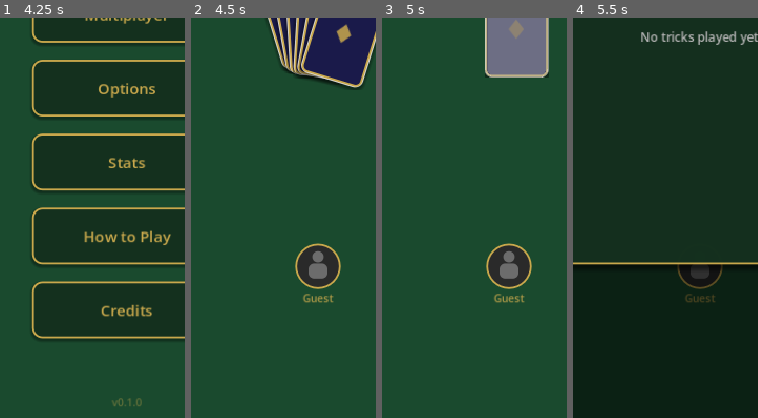
Above: before the commit, frames 1-4 (left to right).
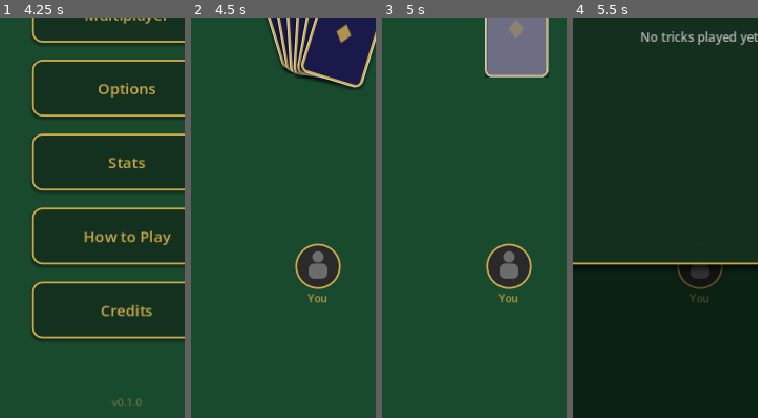
Above: after the commit, the same moments.

Repository: randyramsaywack/trump-mobile-card-game
Game: Godot game, scene res://scenes/main_menu.tscn
Two runs of this game, one before a commit and one after it. Both use one fixed random seed, a clock stepped at 60 frames per second and the inputs below.
Inputs:
- Up to frame 1 (4.25 s): click "Multiplayer" at 0.5 s; click "Create Room" at 1.25 s; click "Create Room" at 2 s; click "Create Room" at 2.75 s; click "Back" at 3.5 s
- Up to frame 2 (4.5 s): click "Single Player" at 4.25 s
- Up to frame 3 (5 s): no input
- Up to frame 4 (5.5 s): click "≡" at 5 s
The pictures show only the part of the screen within x 16-66%, y 50-100%; the shares and areas given below are measured in that part.

Frame 1 is identical in both runs. In frame 2, 0.2% of the frame differs, in the area x 60-78%, y 69-72%; in frame 3, 0.2%; in frame 4, 0.1%.

Commit message:
fix(mp): persist multiplayer username separately from single-player name
Adds Settings.mp_username (default 'Guest') alongside the existing
player_name ('You'). The multiplayer menu now reads/writes mp_username
so editing the guest tag never bleeds into the single-player 'You'
placeholder.

Diff:
--- a/autoloads/settings.gd
+++ b/autoloads/settings.gd
@@ -23,11 +23,13 @@
 
 const PLAYER_NAME_DEFAULT := "You"
 const PLAYER_NAME_MAX_LEN := 12
+const MP_USERNAME_DEFAULT := "Guest"
 
 var volume: float = 100.0  # 0-100
 var anim_speed: int = AnimSpeed.NORMAL
 var vibration_enabled: bool = true
 var player_name: String = PLAYER_NAME_DEFAULT
+var mp_username: String = MP_USERNAME_DEFAULT
 var auto_sort: bool = true
 
 func _ready() -> void:
@@ -72,6 +74,16 @@
 	_save()
 	changed.emit()
 
+func set_mp_username(value: String) -> void:
+	var trimmed := value.strip_edges().substr(0, PLAYER_NAME_MAX_LEN)
+	if trimmed == "":
+		trimmed = MP_USERNAME_DEFAULT
+	if trimmed == mp_username:
+		return
+	mp_username = trimmed
+	_save()
+	changed.emit()
+
 func _apply_volume() -> void:
 	var linear := volume / 100.0
 	var db := -80.0 if linear <= 0.0 else linear_to_db(linear)
@@ -91,6 +103,10 @@
 	if name_val == "":
 		name_val = PLAYER_NAME_DEFAULT
 	player_name = name_val.substr(0, PLAYER_NAME_MAX_LEN)
+	var mp_val := String(cfg.get_value("player", "mp_username", MP_USERNAME_DEFAULT)).strip_edges()
+	if mp_val == "":
+		mp_val = MP_USERNAME_DEFAULT
+	mp_username = mp_val.substr(0, PLAYER_NAME_MAX_LEN)
 	auto_sort = bool(cfg.get_value("gameplay", "auto_sort", true))
 
 func _save() -> void:
@@ -99,5 +115,6 @@
 	cfg.set_value("video", "anim_speed", anim_speed)
 	cfg.set_value("haptics", "vibration_enabled", vibration_enabled)
 	cfg.set_value("player", "name", player_name)
+	cfg.set_value("player", "mp_username", mp_username)
 	cfg.set_value("gameplay", "auto_sort", auto_sort)
 	cfg.save(CONFIG_PATH)
--- a/scripts/ui/multiplayer_menu_ui.gd
+++ b/scripts/ui/multiplayer_menu_ui.gd
@@ -15,15 +15,10 @@
 ## route the arriving ROOM_JOINED signal into the correct next-scene.
 var _pending_action: String = ""
 
-const DEFAULT_MP_USERNAME := "Guest"
-
 func _ready() -> void:
-	# Use the persisted Settings name unless it's still the single-player
-	# default "You" — in that case fall back to the multiplayer default "Guest".
-	var initial := Settings.player_name
-	if initial == Settings.PLAYER_NAME_DEFAULT:
-		initial = DEFAULT_MP_USERNAME
-	username_edit.text = initial
+	# The multiplayer username is persisted separately from the single-player
+	# "You" placeholder so editing here never bleeds into single-player UI.
+	username_edit.text = Settings.mp_username
 	username_edit.text_changed.connect(_on_username_changed)
 	join_code_edit.text_changed.connect(_on_join_code_changed)
 	create_button.pressed.connect(_on_create_pressed)
@@ -67,8 +62,8 @@
 			status_label.text = "In room"
 
 func _persist_username() -> void:
-	Settings.set_player_name(_current_username())
-	NetworkState.local_username = Settings.player_name
+	Settings.set_mp_username(_current_username())
+	NetworkState.local_username = Settings.mp_username
 
 func _on_create_pressed() -> void:
 	_persist_username()
